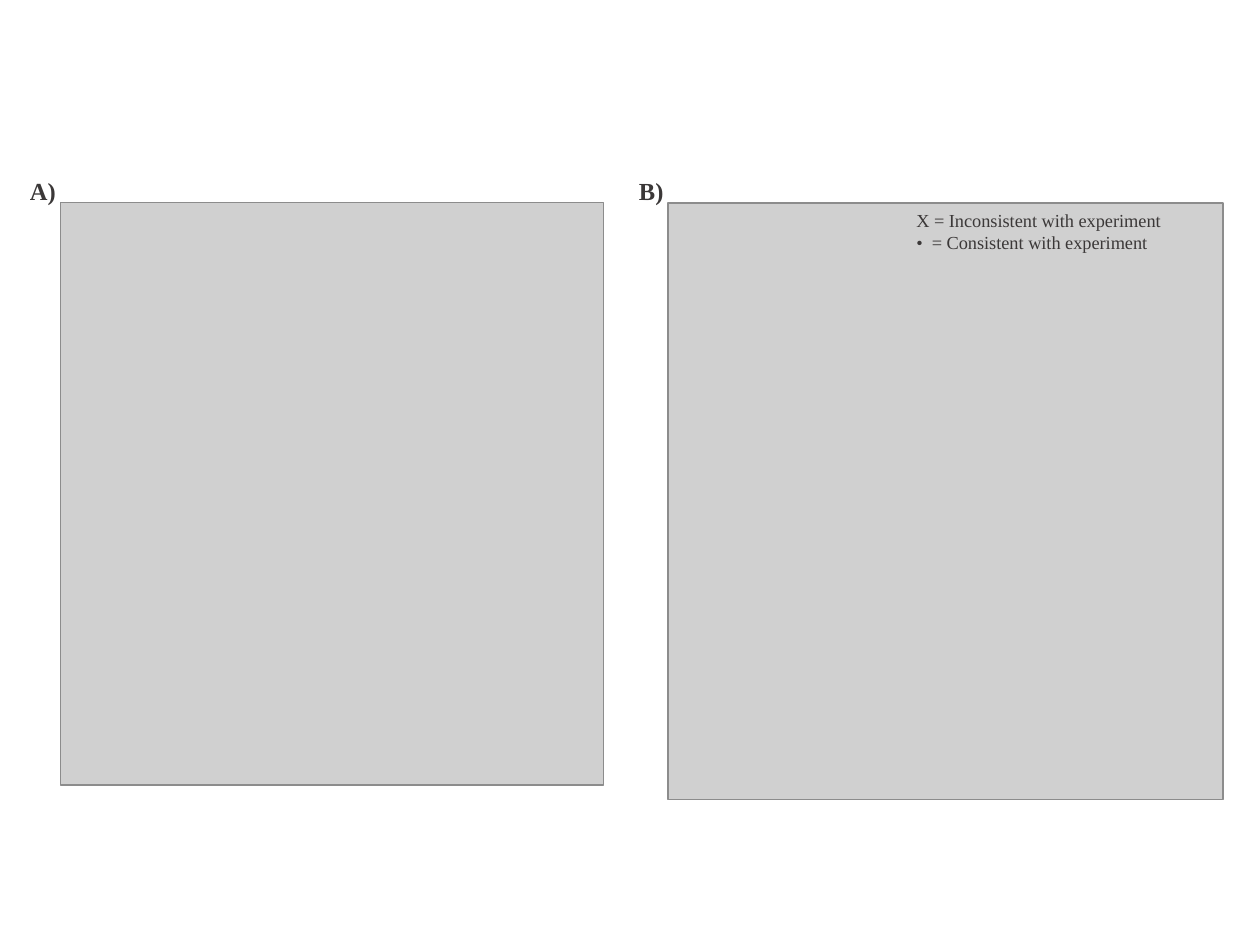
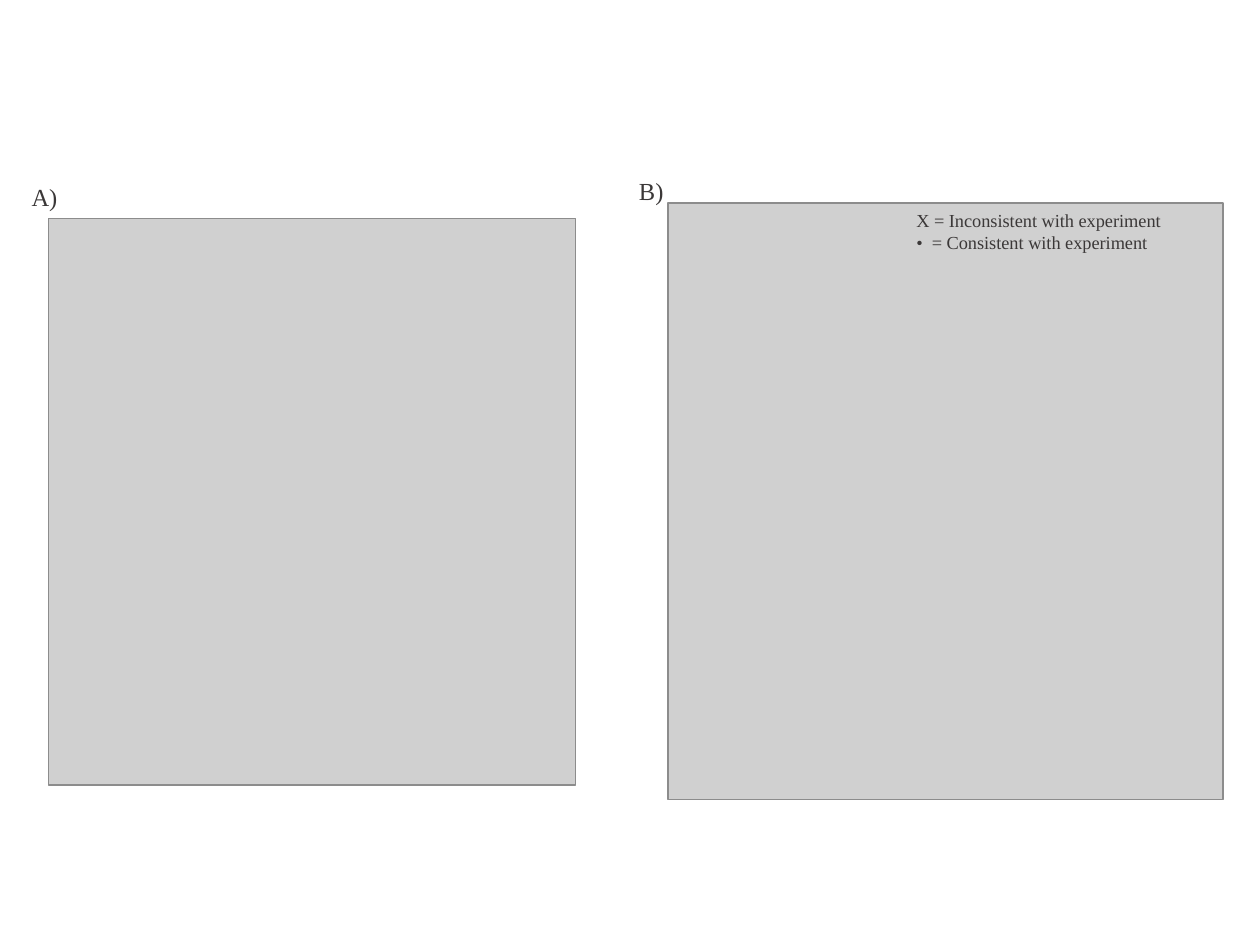
Before and after one commit to Ktaoma/A-continuous-time-Boolean-model-of-the-endocycle-events-in-budding-yeast, a slide deck: slide 1 of codes/simulate-SFig1/SFig.pptx. Drawn at 1260x945 pixels with LibreOffice and Linux fonts; fonts in the diff are those of the drawing; grey boxes stand for pictures. Boxes give left, top, right and bottom in pixels: in the first picture for what was removed or moved away, otherwise in the second. Text is boxed around its words. In the diff, an @@ line names an element or a change of style, - is before the commit and + after.

```diff
--- a/codes/simulate-SFig1/SFig.pptx
+++ b/codes/simulate-SFig1/SFig.pptx
@@ text "A)" at box(32, 189, 58, 211): bold off @@
@@ text "B)" at box(639, 183, 664, 205): bold off @@
@@ picture: place and size @@
-picture at box(60, 203, 604, 785)
+picture at box(48, 218, 576, 785)
```
